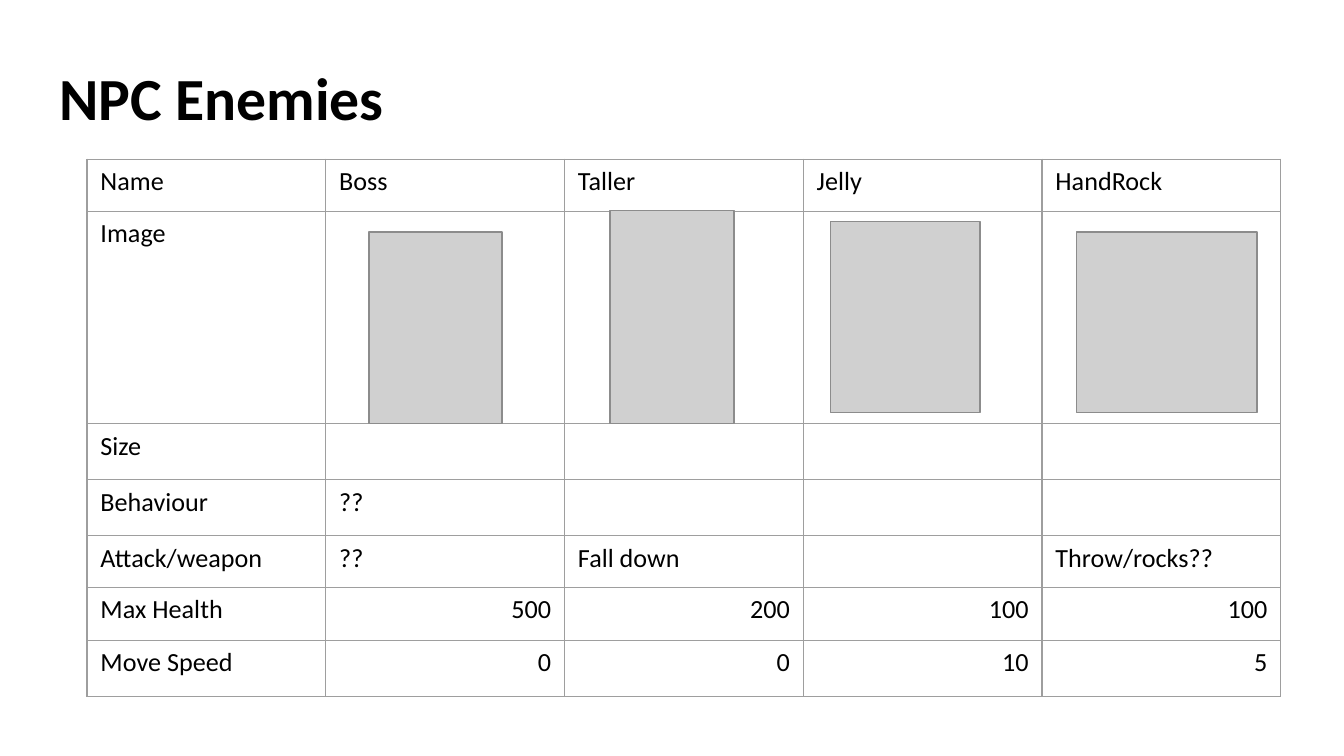
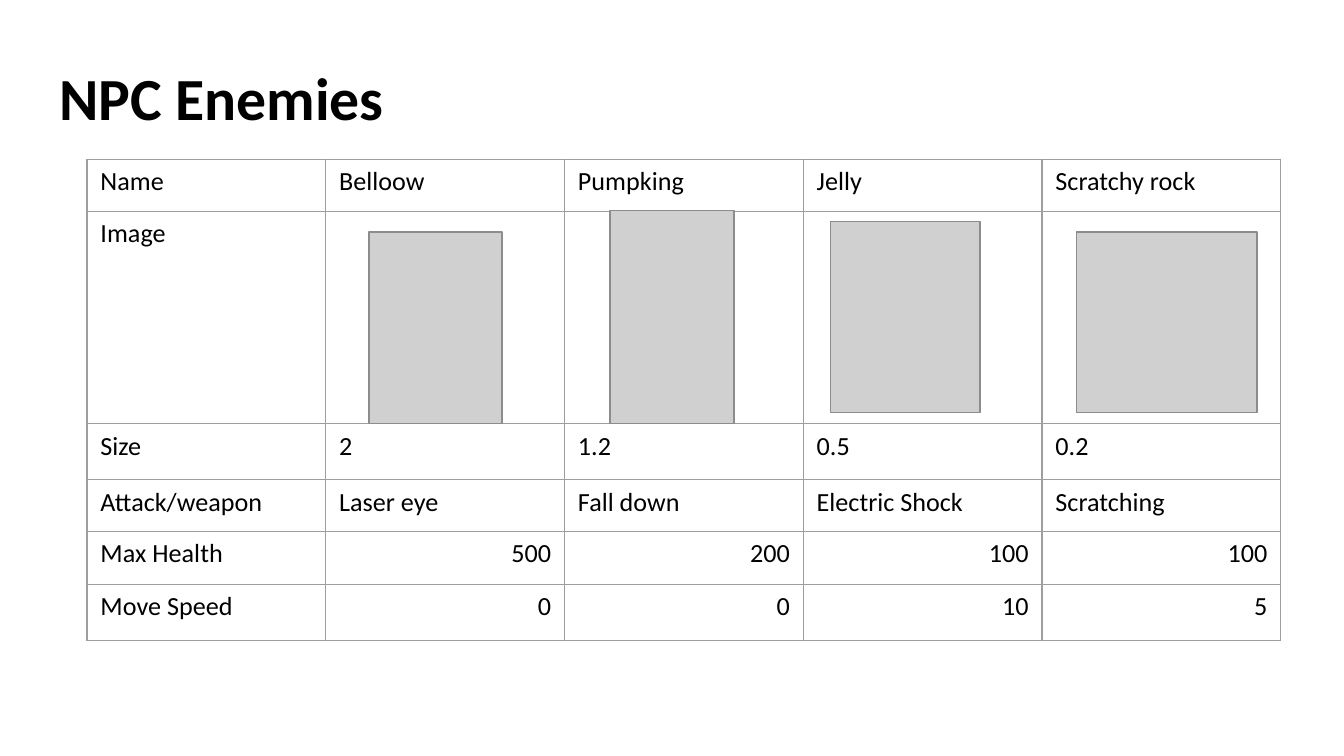
Before and after one commit to monforest/Assets, a slide deck: slide 15 of Documents/GameDesignDocument.pptx. Drawn at 1344x756 pixels with LibreOffice and Linux fonts; fonts in the diff are those of the drawing; grey boxes stand for pictures. Boxes give left, top, right and bottom in pixels: in the first picture for what was removed or moved away, otherwise in the second. Text is boxed around its words. In the diff, an @@ line names an element or a change of style, - is before the commit and + after.

```diff
--- a/Documents/GameDesignDocument.pptx
+++ b/Documents/GameDesignDocument.pptx
@@ table at [87,160,1284,641] @@
-row 1: Name | Boss | Taller | Jelly | HandRock
+row 1: Name | Belloow | Pumpking | Jelly | Scratchy rock
-row 3: Size |  |  |  | 
-row 4: Behaviour | ?? |  |  | 
-row 5: Attack/weapon | ?? | Fall down |  | Throw/rocks??
+row 3: Size | 2 | 1.2 | 0.5 | 0.2
+row 4: Attack/weapon | Laser eye | Fall down | Electric Shock | Scratching
```
Also in this commit, not shown: 10 other slides changed.
